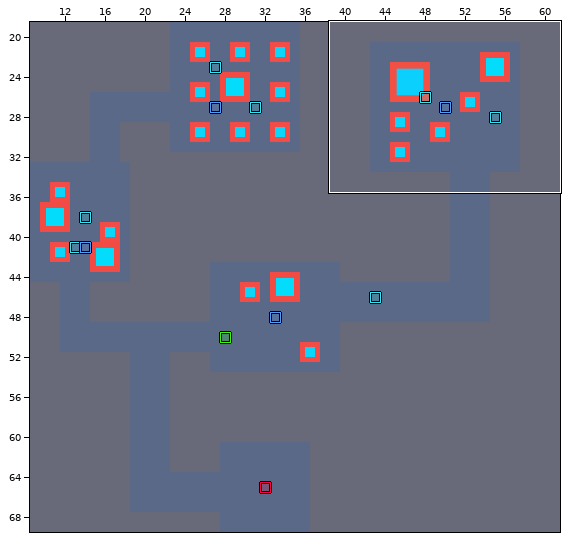
LDtk project, stored at Assets/AAAGame/Tilemap/Ldtk/City.ldtk. The picture above shows the old version from afar; the outline marks the close-up.
Close-up. The starting point:
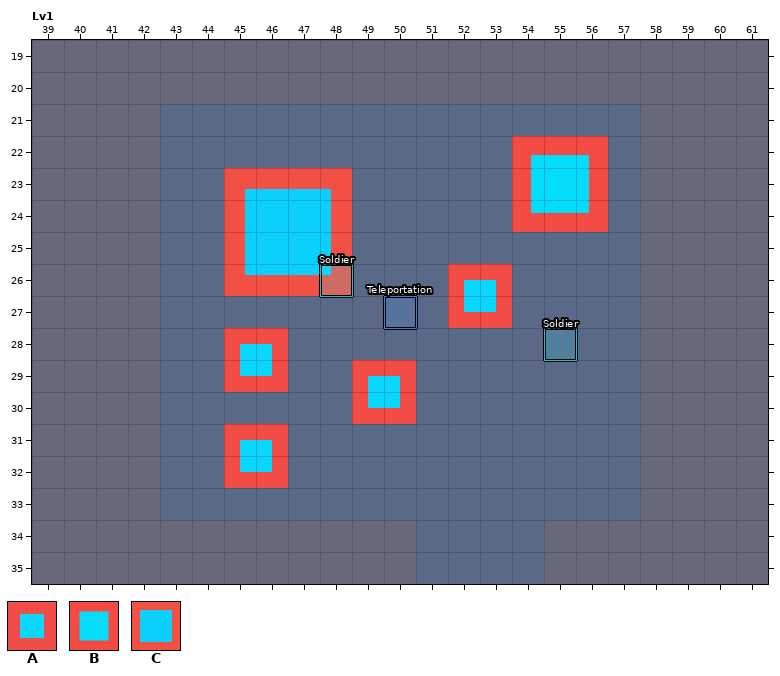
Cells are 16x16 px. Shown: Lv1 x 39..61, y 19..35. The commit also changed other parts of the map, which this record leaves out.
Key: from "Building22Preview": A 0; from "Building33Preview": B 0; from "Building44Preview": C 0.
Objects are placed by their top-left corner, in cells (3,4 is the top-left corner of cell 3,4); size is 1x1 cell unless given.
Layers that did not change in this view are not listed.
Objects on layer "Entities" before:
"Soldier" rectangle at 55,28
"Soldier" rectangle at 48,26
C "Building44" at 45,23 size 4x4
A "Building22" at 49,29 size 2x2
A "Building22" at 45,31 size 2x2
A "Building22" at 45,28 size 2x2
B "Building33" at 54,22 size 3x3
A "Building22" at 52,26 size 2x2
"Teleportation" rectangle at 50,27
And afterwards:
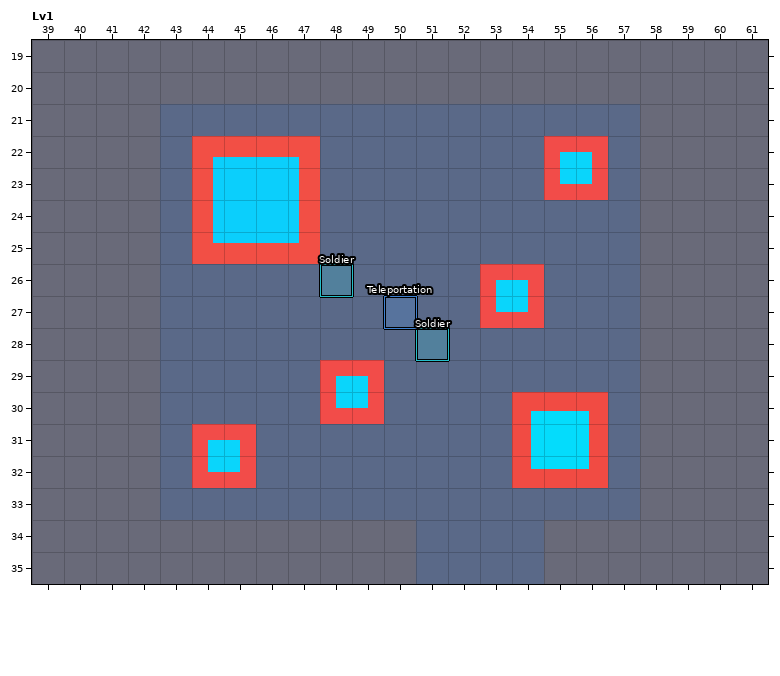
The edit:
Layer "Entities":
changed: "Soldier" rectangle at 55,28 -> "Soldier" rectangle at 51,28
changed: C "Building44" at 45,23 size 4x4 -> C "Building44" at 44,22 size 4x4
changed: A "Building22" at 49,29 size 2x2 -> A "Building22" at 48,29 size 2x2
changed: A "Building22" at 45,31 size 2x2 -> A "Building22" at 44,31 size 2x2
changed: A "Building22" at 45,28 size 2x2 -> A "Building22" at 55,22 size 2x2
changed: B "Building33" at 54,22 size 3x3 -> B "Building33" at 54,30 size 3x3
changed: A "Building22" at 52,26 size 2x2 -> A "Building22" at 53,26 size 2x2
